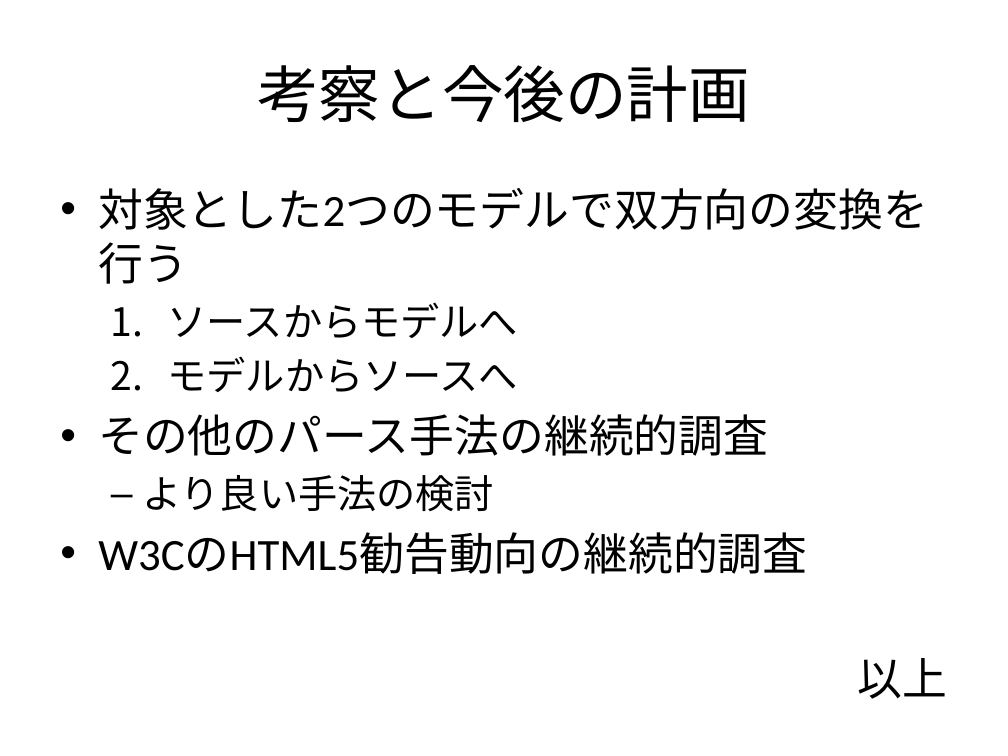
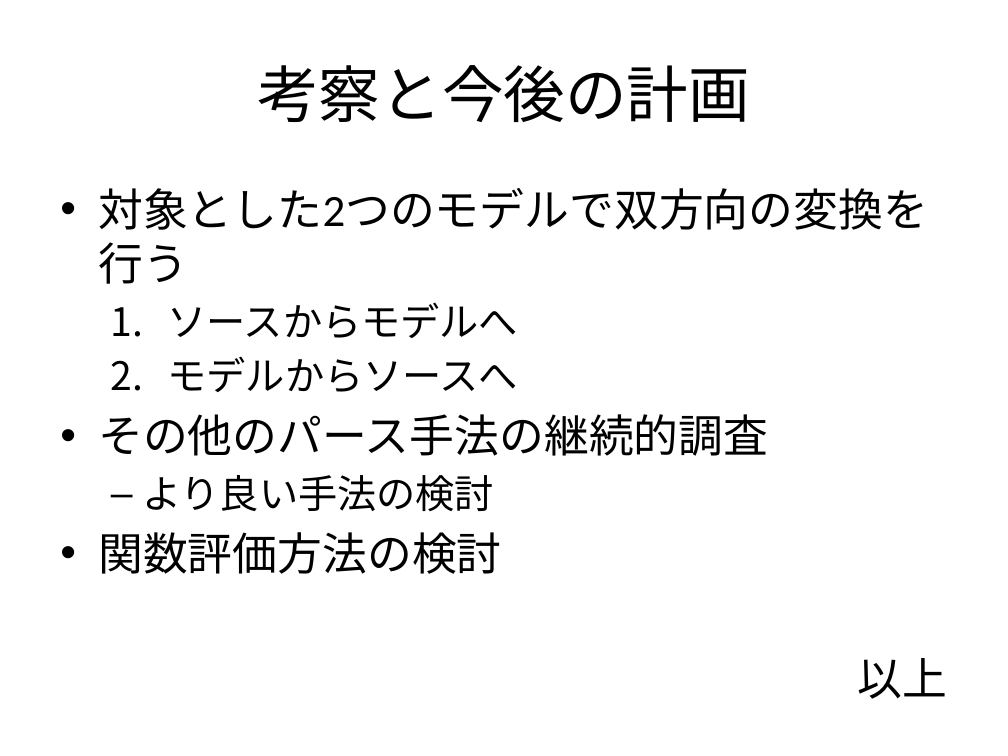
Before and after one commit to f-akazawa/akaz_uecdevelop, a slide deck: slide 19 of doc/中間発表資料.pptx (slide 17 before the commit). Drawn at 1008x756 pixels with LibreOffice and Linux fonts; fonts in the diff are those of the drawing. Boxes give left, top, right and bottom in pixels: in the first picture for what was removed or moved away, otherwise in the second. Text is boxed around its words. In the diff, an @@ line names an element or a change of style, - is before the commit and + after.

```diff
--- a/doc/中間発表資料.pptx
+++ b/doc/中間発表資料.pptx
@@ text at <box>98,532,501,574</box>: text changed @@
-• W3CのHTML5勧告動向の継続的調査
+• 関数評価方法の検討
```
Also in this commit, not shown: 5 other slides changed, 2 slides added.
